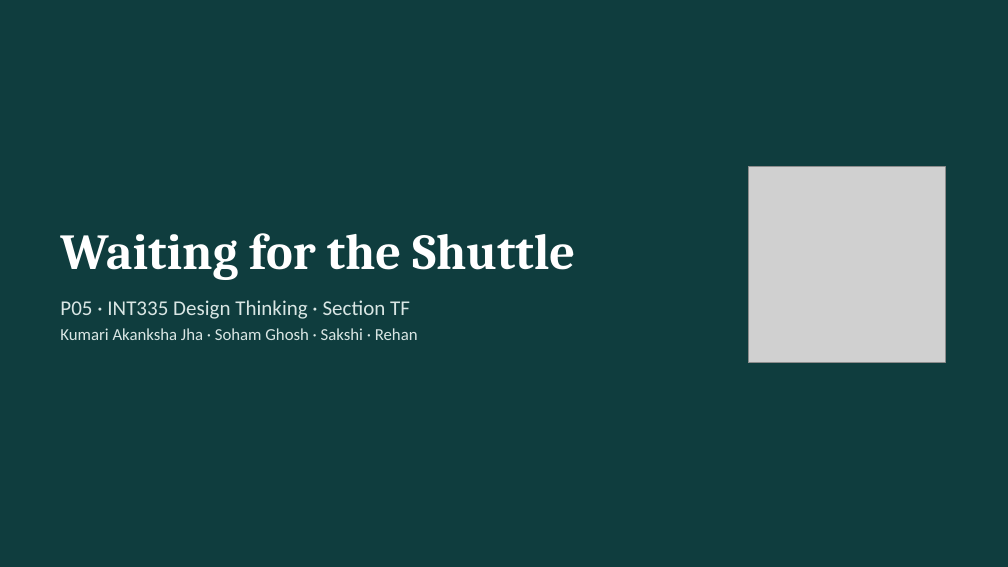
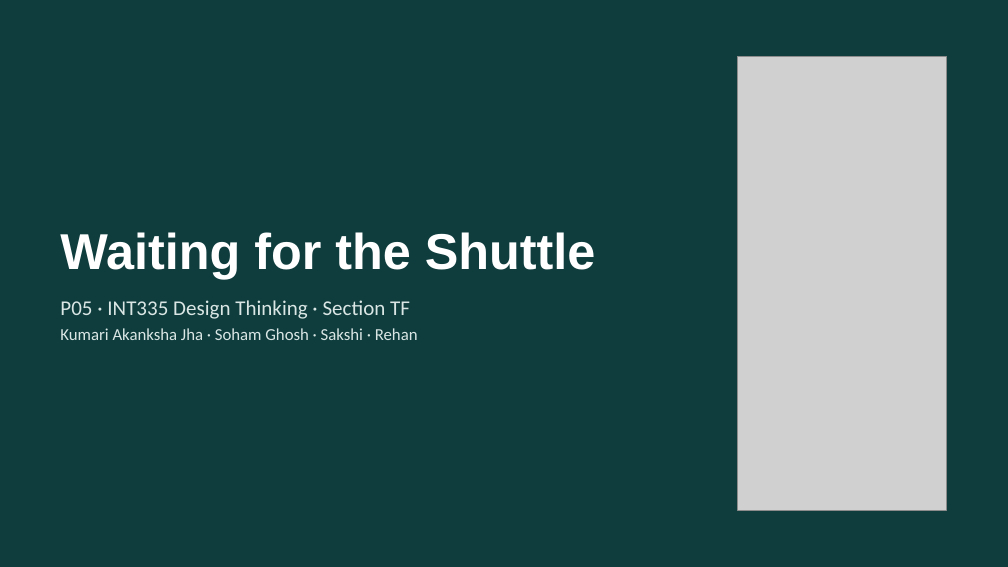
Before and after one commit to ShadowIzzHerZ/waiting-for-the-shuttle, a slide deck: slide 1 of deck/P05_Waiting_for_the_Shuttle.pptx. Drawn at 1008x567 pixels with LibreOffice and Linux fonts; fonts in the diff are those of the drawing; grey boxes stand for pictures. Boxes give left, top, right and bottom in pixels: in the first picture for what was removed or moved away, otherwise in the second. Text is boxed around its words. In the diff, an @@ line names an element or a change of style, - is before the commit and + after.

Commit message:
Deck: app screenshots in the empty space, Arial titles
Title and thank-you slides show the app instead of the van icon; the
prediction-app slide has a strip of the app in each card; the next-steps
slide shows four views of the app today. Titles now Arial, body Calibri.

```diff
--- a/deck/P05_Waiting_for_the_Shuttle.pptx
+++ b/deck/P05_Waiting_for_the_Shuttle.pptx
@@ picture: place and size @@
-picture at [749, 166, 945, 363]
+picture at [737, 57, 947, 510]
@@ title "Waiting for the Shuttle" at [60, 232, 596, 279]: font Cambria to Arial @@
```
Also in this commit, not shown: 18 other slides changed, 1 other file.
